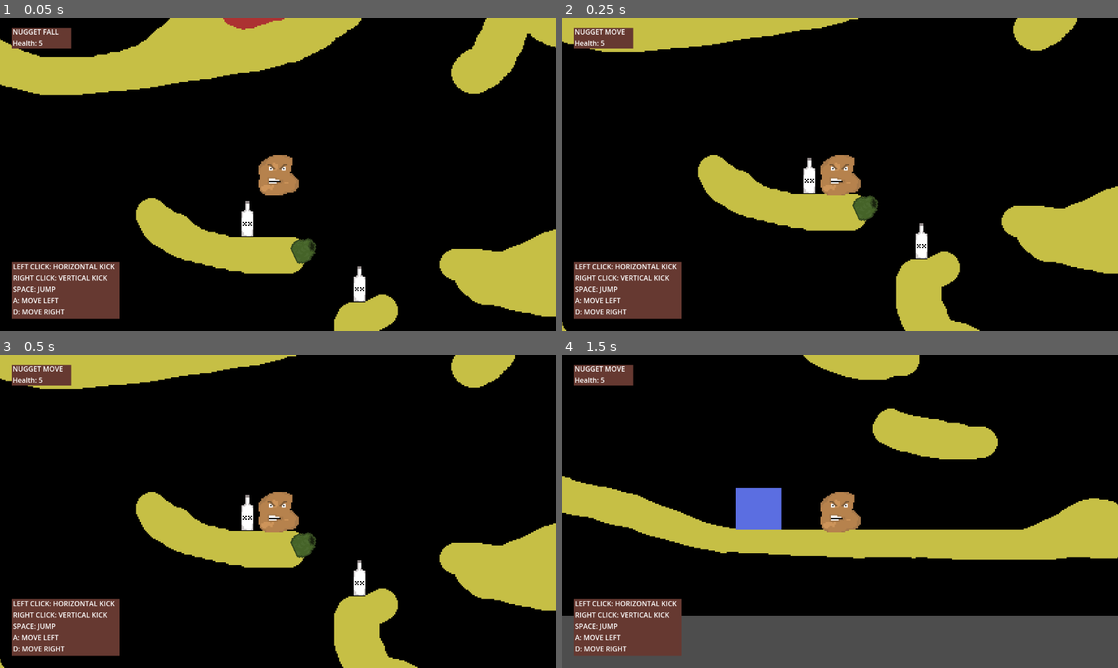
Above: before the commit, frames 1-4 (two rows, left to right).
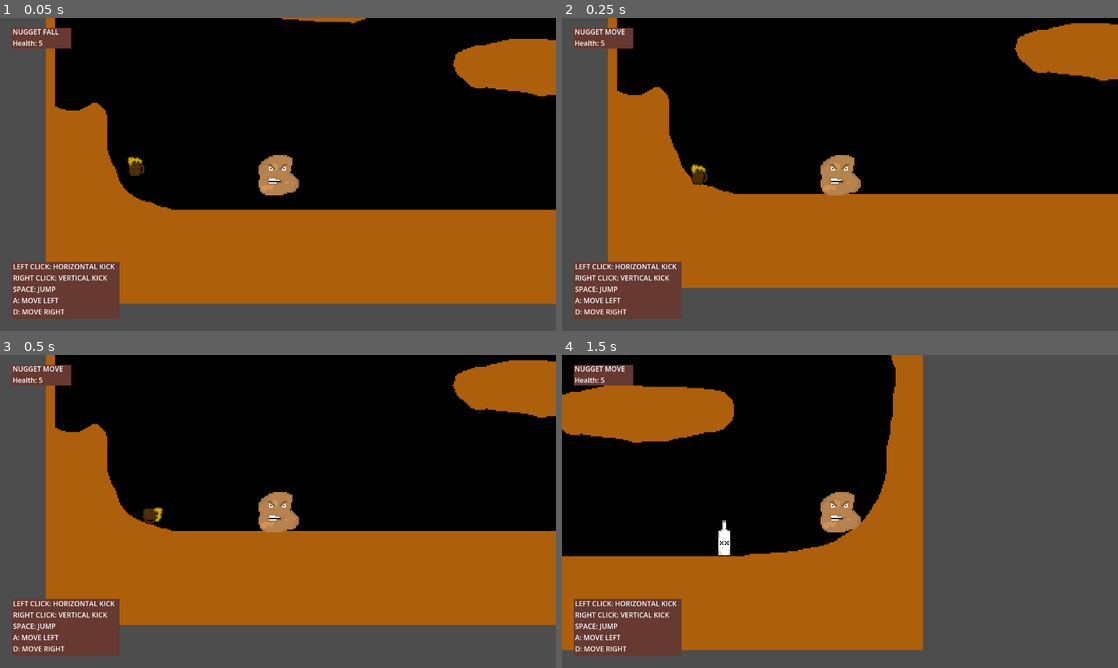
Above: after the commit, the same moments.

Repository: d0ctajones/gmtk-nugget
Game: Godot game, scene res://main.tscn
Two runs of this game, one before a commit and one after it. Both use one fixed random seed, a clock stepped at 60 frames per second and the inputs below. Sound files missing from this copy of the repository are replaced by a short silence.
Inputs (mouse positions are in pixels of both pictures, inside the frame that each line leads up to):
- Up to frame 1 (0.05 s): no input
- Up to frame 2 (0.25 s): no input
- Up to frame 3 (0.5 s): no input
- Up to frame 4 (1.5 s): move the mouse to (962, 495) at 0.52 s; hold D (move_right) from 0.53 s (still down); tap Shift (dash) at 0.6 s; tap Space (jump) at 0.77 s; move the mouse to (728, 527) at 1.27 s; click (728, 527) at 1.35 s

The runs differ from the first frame. In frame 1, 57% of the frame differs, in the area x 0-100%, y 0-100%; in frame 2, 56%; in frame 3, 56%; in frame 4, 63%, in the area x 0-100%, y 0-95%.

Commit message:
reorganize player folder

Diff:
--- a/hazards/gas_jet_long.tscn
+++ b/hazards/gas_jet_long.tscn
@@ -28,7 +28,6 @@
 [node name="CollisionShape2D2" type="CollisionShape2D" parent="."]
 position = Vector2(12, -51)
 rotation = 0.0982487
-scale = Vector2(1, 1)
 shape = SubResource("CapsuleShape2D_27ibq")
 
 [node name="CollisionShape2D3" type="CollisionShape2D" parent="."]
--- /dev/null
+++ b/level/Laboratory.tscn
@@ -0,0 +1,74 @@
+[gd_scene load_steps=5 format=3 uid="uid://bwenr6ghuk2ml"]
+
+[ext_resource type="Texture2D" uid="uid://b1tw6n8ok1ahc" path="res://level/laboratory.png" id="1_ccy20"]
+[ext_resource type="PackedScene" uid="uid://p22natcypeo" path="res://objects/beer.tscn" id="2_cg4ek"]
+[ext_resource type="PackedScene" uid="uid://da7ty7u1mgbhr" path="res://objects/liquor.tscn" id="3_lledn"]
+
+[sub_resource type="RectangleShape2D" id="RectangleShape2D_ay7cj"]
+size = Vector2(150, 20)
+
+[node name="Level" type="Node3D"]
+
+[node name="Sprite2D" type="Sprite2D" parent="."]
+texture = ExtResource("1_ccy20")
+
+[node name="PlayerSpawn" type="Marker2D" parent="."]
+position = Vector2(-122, 196)
+
+[node name="Terrain" type="StaticBody2D" parent="."]
+collision_mask = 0
+
+[node name="CollisionShape2D" type="CollisionShape2D" parent="Terrain"]
+position = Vector2(-99, 238)
+shape = SubResource("RectangleShape2D_ay7cj")
+
+[node name="CollisionPolygon2D2" type="CollisionPolygon2D" parent="Terrain"]
+polygon = PackedVector2Array(-31, 228, -24, 228, 159, 228, 213, 224, 234, 217, 252, 205, 266, 185, 273, 166, 273, 144, 279, 105, 275, 66, 299, 65, 300, 139, 262, 250, 121, 246, -32, 250)
+
+[node name="CollisionPolygon2D4" type="CollisionPolygon2D" parent="Terrain"]
+polygon = PackedVector2Array(-124, -52, -141, -52, -149, -62, -159, -71, -166, -74, -176, -74, -181, -72, -193, -60, -195, -52, -199, -46, -212, -39, -225, -29, -235, -19, -245, -8, -245, 3, -245, 12, -237, 21, -229, 23, -225, 1, -210, -19, -186, -30, -155, -34, -119, -33, -102, -34, -91, -37, -66, -58, -42, -77, -33, -87, -25, -91, -15, -100, -15, -116, -24, -123, -55, -123, -66, -120, -78, -112, -86, -99, -93, -71, -100, -63, -111, -56)
+
+[node name="CollisionPolygon2D5" type="CollisionPolygon2D" parent="Terrain"]
+polygon = PackedVector2Array(-300, -110, -256, -110, -250, -107, -242, -98, -242, -83, -246, -80, -258, -76, -271, -71, -278, -62, -288, -38, -293, -12, -293, -1, -300, 0, -300, -14)
+
+[node name="CollisionPolygon2D6" type="CollisionPolygon2D" parent="Terrain"]
+polygon = PackedVector2Array(-89, 40, -114, 40, -123, 43, -134, 51, -138, 59, -138, 63, -135, 69, -125, 78, -116, 81, -91, 83, -63, 83, -44, 76, -37, 65, -38, 55, -49, 47, -59, 42, -68, 40)
+
+[node name="CollisionPolygon2D7" type="CollisionPolygon2D" parent="Terrain"]
+polygon = PackedVector2Array(53, 98, 37, 102, 30, 102, 19, 106, 15, 109, 14, 117, 17, 125, 30, 133, 73, 137, 94, 139, 118, 135, 138, 131, 146, 129, 153, 121, 153, 109, 146, 103, 128, 100, 111, 98, 93, 98)
+
+[node name="CollisionPolygon2D" type="CollisionPolygon2D" parent="Terrain"]
+polygon = PackedVector2Array(-174, 228, -205, 228, -212, 226, -221, 223, -235, 219, -244, 208, -254, 183, -254, 156, -255, 152, -258, 149, -260, 146, -264, 146, -273, 152, -287, 152, -293, 149, -293, 109, -300, 109, -300, 210, -300, 245, -175, 246)
+
+[node name="CollisionPolygon2D8" type="CollisionPolygon2D" parent="Terrain"]
+polygon = PackedVector2Array(-293, 109, -293, 48, -293, 0, -300, 0, -300, 108)
+
+[node name="CollisionPolygon2D3" type="CollisionPolygon2D" parent="Terrain"]
+polygon = PackedVector2Array(26, 1, 23, -6, 23, -17, 26, -21, 31, -26, 34, -28, 49, -28, 56, -25, 61, -17, 61, -3, 60, 1, 53, 7, 33, 7)
+
+[node name="CollisionPolygon2D9" type="CollisionPolygon2D" parent="Terrain"]
+polygon = PackedVector2Array(180, -25, 175, -23, 170, -17, 169, 2, 176, 10, 193, 14, 275, 14, 276, 65, 299, 65, 298, 13, 298, -32, 299, -106, 257, -107, 249, -104, 240, -97, 239, -81, 242, -74, 252, -67, 269, -66, 268, -44, 266, -38, 249, -28, 217, -26)
+
+[node name="CollisionPolygon2D10" type="CollisionPolygon2D" parent="Terrain"]
+position = Vector2(2, -1)
+polygon = PackedVector2Array(276, -108, 275, -133, 277, -150, 274, -161, 277, -175, 298, -174, 297, -108)
+
+[node name="CollisionPolygon2D11" type="CollisionPolygon2D" parent="Terrain"]
+polygon = PackedVector2Array(280, -176, 280, -192, 275, -209, 268, -220, 265, -245, 239, -268, 188, -273, 131, -272, 107, -266, 107, -298, 295, -297, 299, -175)
+
+[node name="CollisionPolygon2D12" type="CollisionPolygon2D" parent="Terrain"]
+polygon = PackedVector2Array(107, -266, 58, -266, 33, -271, -3, -269, -38, -258, -56, -254, -73, -245, -84, -234, -98, -234, -105, -239, -110, -245, -109, -260, -114, -267, -117, -278, -116, -300, 106, -299)
+
+[node name="CollisionPolygon2D13" type="CollisionPolygon2D" parent="Terrain"]
+polygon = PackedVector2Array(-198, -300, -198, -284, -201, -279, -198, -271, -194, -265, -192, -250, -191, -239, -198, -233, -218, -230, -228, -235, -253, -235, -263, -233, -269, -207, -280, -184, -280, -111, -300, -111, -300, -246, -300, -300)
+
+[node name="CollisionPolygon2D14" type="CollisionPolygon2D" parent="Terrain"]
+polygon = PackedVector2Array(139, -146, 118, -146, 106, -144, 100, -137, 96, -127, 96, -115, 104, -106, 154, -105, 163, -109, 169, -112, 176, -120, 177, -134, 169, -143, 160, -146)
+
+[node name="Objects" type="Node" parent="."]
+
+[node name="Beer" parent="Objects" instance=ExtResource("2_cg4ek")]
+position = Vector2(-231, 194)
+
+[node name="Liquor" parent="Objects" instance=ExtResource("3_lledn")]
+position = Vector2(148, 212)
--- a/main.gd
+++ b/main.gd
@@ -17,7 +17,7 @@
     add_child(player_node)
 
 func load_level():
-    var level = load("res://level/level.tscn")
+    var level = load("res://level/Laboratory.tscn")
     var level_instance = level.instantiate()
 
     add_child(level_instance)
--- a/player/player.gd
+++ b/player/player.gd
@@ -19,28 +19,28 @@
 @onready var hurtbox = get_node("Hurtbox")
 
 var hit_sounds = [
-    preload("res://player/ouch.ogg")
+    preload("res://player/sounds/ouch.ogg")
 ]
 
 var attack_sounds = {
-    "vertical": preload("res://player/nyah_01.ogg"),
-    "horizontal": preload("res://player/hwah_01.ogg")
+    "vertical": preload("res://player/sounds/nyah_01.ogg"),
+    "horizontal": preload("res://player/sounds/hwah_01.ogg")
 }
 
 
 var talk_crap = [
-    preload("res://player/yeah.ogg"),
-    preload("res://player/take_that_beer.ogg")
+    preload("res://player/sounds/yeah.ogg"),
+    preload("res://player/sounds/take_that_beer.ogg")
 ]
 
 var found_beer = false
-var found_beer_sound = preload("res://player/fizzy_fizzy_beer.ogg")
+var found_beer_sound = preload("res://player/sounds/fizzy_fizzy_beer.ogg")
 
 var found_liquor = false
-var found_liquor_sound = preload("res://player/lucky_day_liquor.ogg")
-
-var landing_sound = preload("res://player/moist_impact.ogg")
-var head_impact_sound = preload("res://player/hit_head_deep.ogg")
+var found_liquor_sound = preload("res://player/sounds/lucky_day_liquor.ogg")
+
+var landing_sound = preload("res://player/sounds/moist_impact.ogg")
+var head_impact_sound = preload("res://player/sounds/hit_head_deep.ogg")
 
 var status = {
     "HEALTH": 5
--- a/player/player.tscn
+++ b/player/player.tscn
@@ -1,6 +1,6 @@
 [gd_scene load_steps=10 format=3 uid="uid://cvapdktyp4vkh"]
 
-[ext_resource type="Texture2D" uid="uid://b2n23ai5jm8tc" path="res://player/player.png" id="1"]
+[ext_resource type="Texture2D" uid="uid://b2n23ai5jm8tc" path="res://player/assets/player.png" id="1"]
 [ext_resource type="Script" path="res://player/player.gd" id="2"]
 [ext_resource type="Script" path="res://player/kicker.gd" id="3_njfak"]
 [ext_resource type="PackedScene" uid="uid://ig3ea78h4oqw" path="res://player/hurtbox.tscn" id="4_l4jso"]
Binary file added: level/laboratory.aseprite
Binary file added: level/laboratory.png
Renamed: player/player.aseprite -> player/assets/player.aseprite
Renamed: player/player.png -> player/assets/player.png
Not shown, changed: .gitignore
Not shown, added: player/sounds/fizzy_fizzy_beer.ogg
Not shown, added: player/sounds/hit_head_deep.ogg
Not shown, added: player/sounds/hwah_01.ogg
Not shown, added: player/sounds/lucky_day_liquor.ogg
Not shown, added: player/sounds/moist_impact.ogg
Not shown, added: player/sounds/nyah_01.ogg
Not shown, added: player/sounds/ouch.ogg
(and 2 more such lines)
